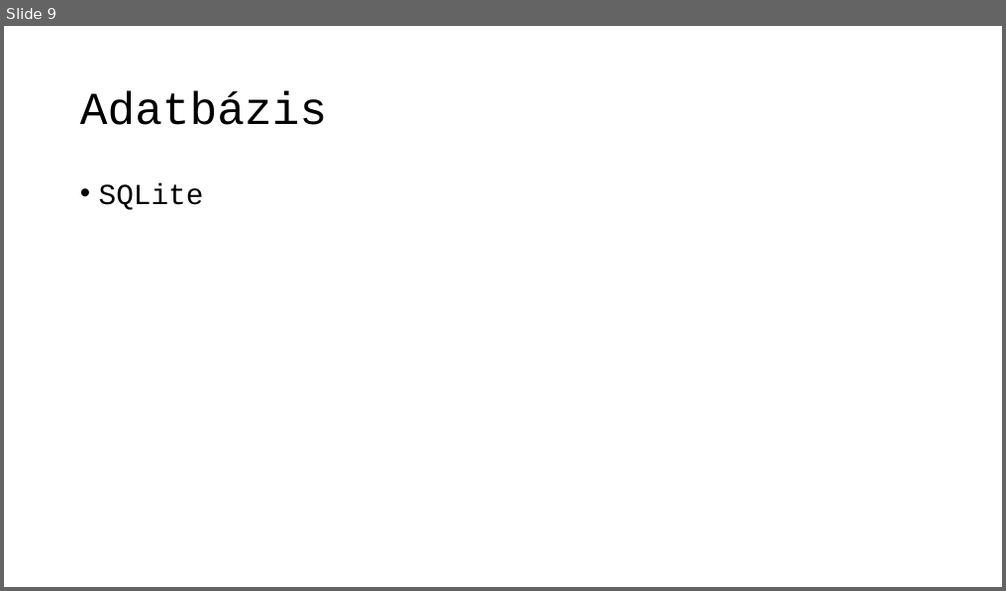
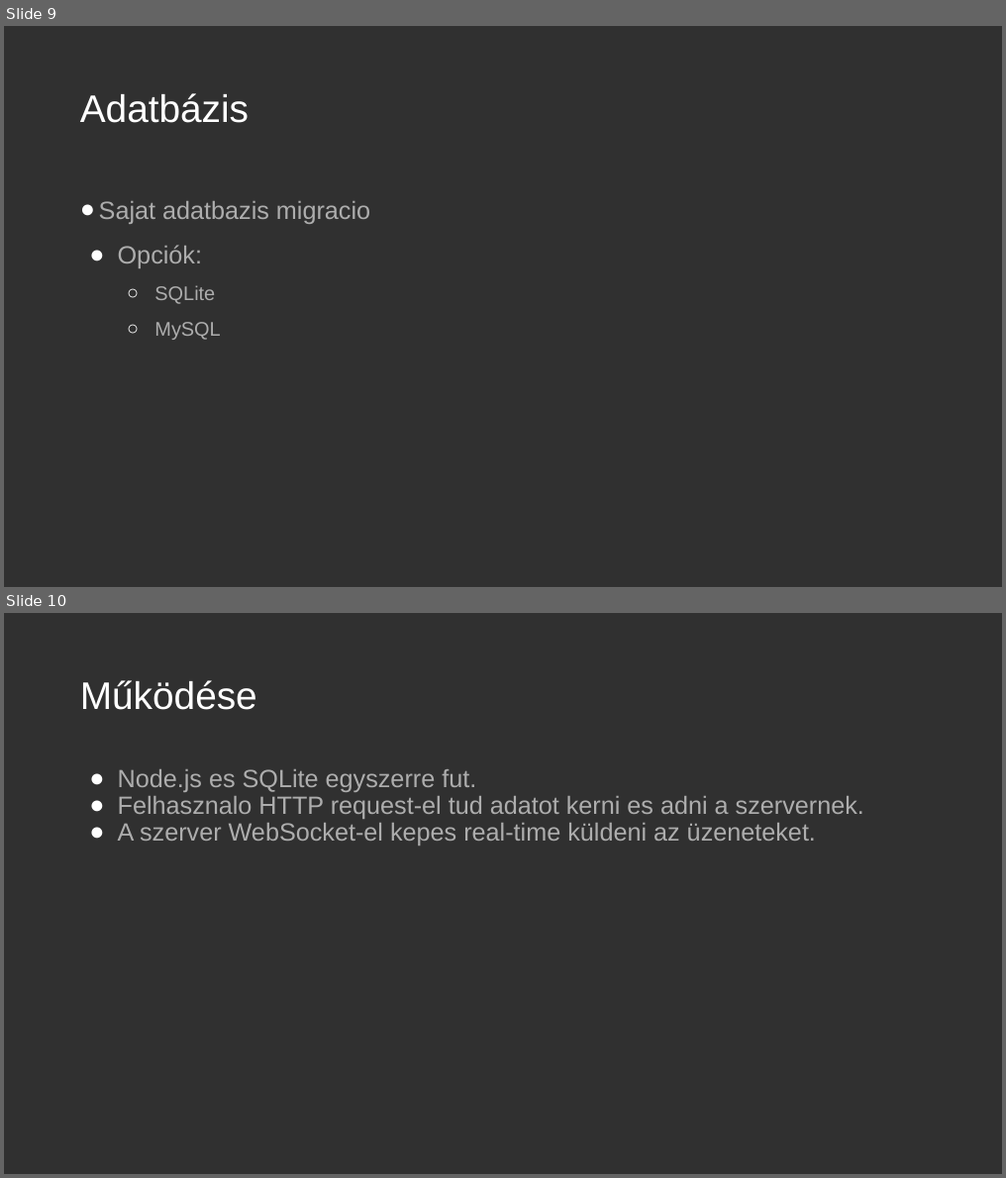
Before and after one commit to BencsikAttila/message-app, a slide deck: docs/Message-App.pptx. Shown one above the other, each under a label of ours: slide 9 before the commit, slides 9 and 10 after it. The pictures are 1006x591 and 1006x1178 pixels, drawn with LibreOffice and Linux fonts; fonts in the diff are those of the drawing. Boxes give left, top, right and bottom in pixels: in the first picture for what was removed or moved away, otherwise in the second. Text is boxed around its words. In the diff, an @@ line names an element or a change of style, - is before the commit and + after.

```diff
--- a/docs/Message-App.pptx
+++ b/docs/Message-App.pptx
@@ slide 10 added at (4,613,1002,1174), background #303030 @@
@@ title added at (80,680,257,710), 37 pt, text #FFFFFF @@
+Működése
@@ text added at (118,769,864,846), 24 pt, text #ADADAD @@
+● Node.js es SQLite egyszerre fut.
+● Felhasznalo HTTP request-el tud adatot kerni es adni a szervernek.
+● A szerver WebSocket-el kepes real-time küldeni az üzeneteket.
@@ slide 9 changed as well @@
@@ background #FFFFFF to #303030 @@
@@ title "Adatbázis" at (80,93,249,123): size 44 to 37 pt, font Courier New to Arial, text colour #000000 to #FFFFFF @@
@@ text at (99,201,370,269): paragraphs added @@
+● Sajat adatbazis migracio
+● Opciók:
@@ text at (154,285,215,304): size 28 to 19 pt, font Courier New to Arial, text colour #000000 to #ADADAD in "SQLite"; bullet • to ○; list level 1 to 2 in "SQLite"; line spacing 0.9 to 1.5 @@
@@ text at (154,322,220,340): paragraph added @@
+  ○ MySQL
```
Also in this commit, not shown: 8 other slides changed, 2 other slides added, 3 slides removed.
